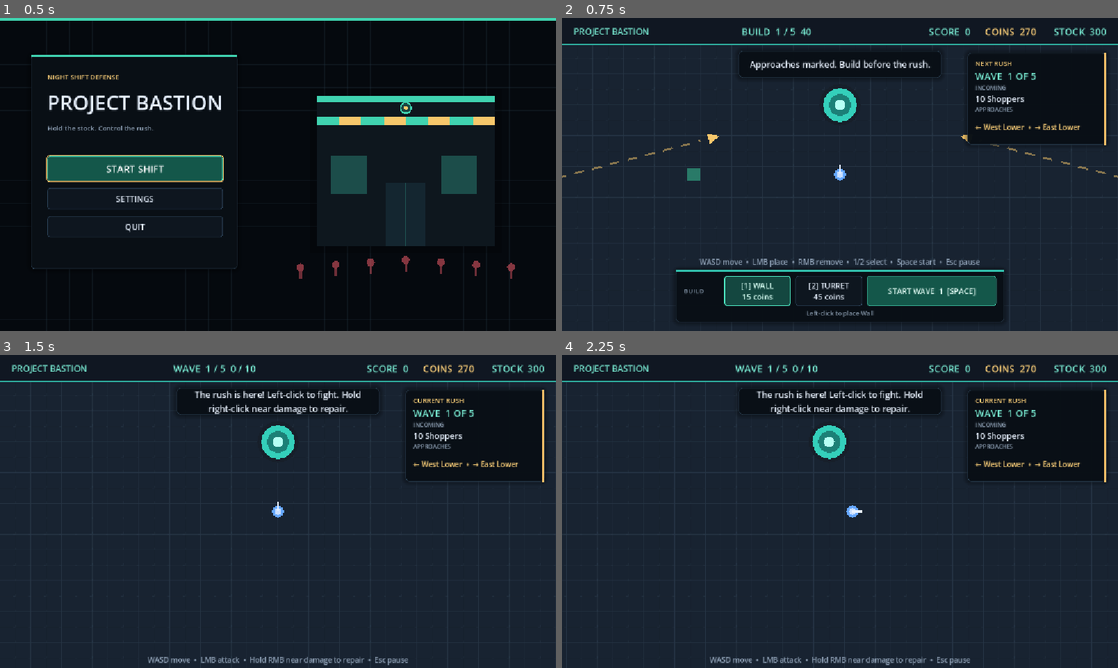
Above: before the commit, frames 1-4 (two rows, left to right).
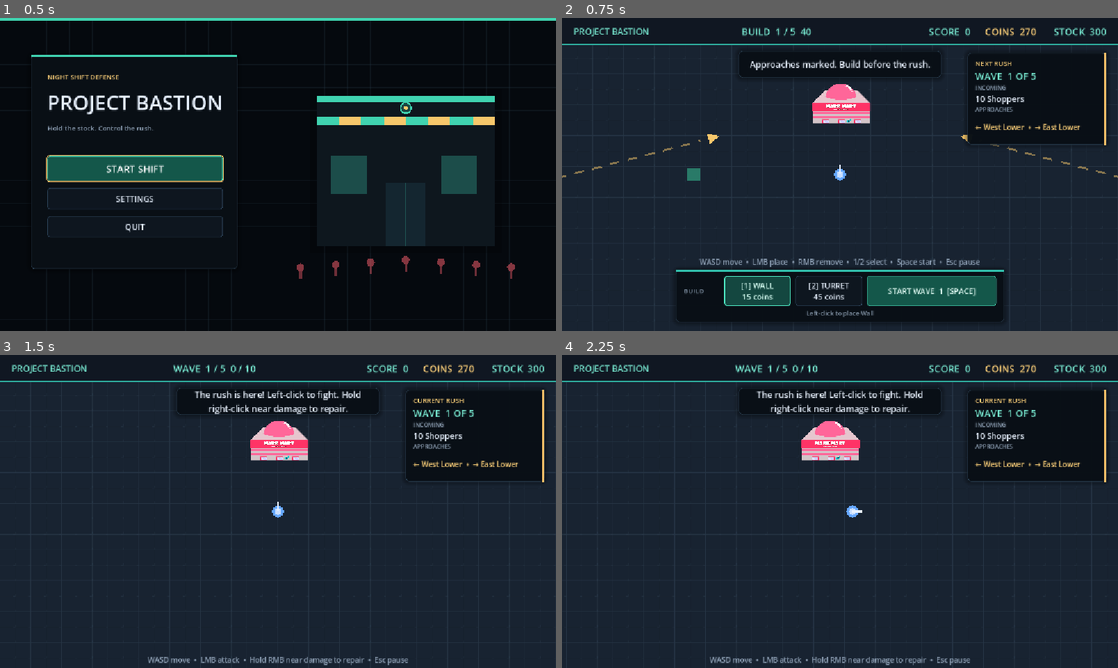
Above: after the commit, the same moments.

Repository: JarredTD/ProjectBastion
Game: Godot game, scene res://scenes/ui/main_menu.tscn
Two runs of this game, one before a commit and one after it. Both use one fixed random seed, a clock stepped at 60 frames per second and the inputs below. Sound files missing from this copy of the repository are replaced by a short silence.
Inputs (mouse positions are in pixels of both pictures, inside the frame that each line leads up to):
- Up to frame 1 (0.5 s): no input
- Up to frame 2 (0.75 s): click "START SHIFT" at 0.5 s
- Up to frame 3 (1.5 s): click "START WAVE 1 [SPACE]" at 1.25 s
- Up to frame 4 (2.25 s): tap Enter at 2 s; move the mouse to (962, 495) at 2.02 s; hold D (move_right) from 2.03 s (still down); tap 1 at 2.1 s; click (962, 495) at 2.17 s

Frame 1 is identical in both runs. In frame 2, 1.1% of the frame differs, in the area x 45-56%, y 21-34%; in frame 3, 1.1%; in frame 4, 1.1%.

Commit message:
feat: apply store and defense art

Diff:
--- a/scenes/actors/turret.tscn
+++ b/scenes/actors/turret.tscn
@@ -1,6 +1,7 @@
-[gd_scene load_steps=4 format=3]
+[gd_scene load_steps=5 format=3]
 
 [ext_resource type="Script" path="res://scripts/actors/turret.gd" id="1_turret"]
+[ext_resource type="Texture2D" path="res://assets/sprites/structures/turret_green.png" id="2_turret_art"]
 
 [sub_resource type="CircleShape2D" id="CircleShape2D_body"]
 radius = 14.0
@@ -16,18 +17,9 @@
 
 [node name="Visuals" type="Node2D" parent="."]
 
-[node name="Body" type="Polygon2D" parent="Visuals"]
-polygon = PackedVector2Array(14, 0, 9.9, 9.9, 0, 14, -9.9, 9.9, -14, 0, -9.9, -9.9, 0, -14, 9.9, -9.9)
-color = Color(0.901961, 0.662745, 0.309804, 1)
-
-[node name="Center" type="Polygon2D" parent="Visuals"]
-polygon = PackedVector2Array(7, 0, 4.95, 4.95, 0, 7, -4.95, 4.95, -7, 0, -4.95, -4.95, 0, -7, 4.95, -4.95)
-color = Color(0.427451, 0.270588, 0.156863, 1)
-
-[node name="Barrel" type="Line2D" parent="Visuals"]
-points = PackedVector2Array(0, 0, 0, -18)
-width = 5.0
-default_color = Color(1, 0.823529, 0.478431, 1)
+[node name="Sprite" type="Sprite2D" parent="Visuals"]
+texture = ExtResource("2_turret_art")
+scale = Vector2(0.13, 0.13)
 
 [node name="MuzzleSocket" type="Marker2D" parent="Visuals"]
 position = Vector2(0, -18)
@@ -53,7 +45,7 @@
 
 [node name="HealthBar" type="Node2D" parent="."]
 unique_name_in_owner = true
-position = Vector2(-14, 18)
+position = Vector2(-14, 27)
 
 [node name="Background" type="ColorRect" parent="HealthBar"]
 offset_right = 28.0
--- a/scenes/actors/wall.tscn
+++ b/scenes/actors/wall.tscn
@@ -1,6 +1,7 @@
-[gd_scene load_steps=3 format=3]
+[gd_scene load_steps=4 format=3]
 
 [ext_resource type="Script" path="res://scripts/actors/structure.gd" id="1_wall"]
+[ext_resource type="Texture2D" path="res://assets/sprites/structures/cart_barricade.png" id="2_cart"]
 
 [sub_resource type="RectangleShape2D" id="RectangleShape2D_wall"]
 size = Vector2(28, 28)
@@ -12,21 +13,16 @@
 
 [node name="Visuals" type="Node2D" parent="."]
 
-[node name="Body" type="Polygon2D" parent="Visuals"]
-polygon = PackedVector2Array(-14, -14, 14, -14, 14, 14, -14, 14)
-color = Color(0.439216, 0.505882, 0.603922, 1)
-
-[node name="Inset" type="Line2D" parent="Visuals"]
-points = PackedVector2Array(-10, -10, 10, -10, 10, 10, -10, 10, -10, -10)
-width = 3.0
-default_color = Color(0.247059, 0.294118, 0.368627, 1)
+[node name="Sprite" type="Sprite2D" parent="Visuals"]
+texture = ExtResource("2_cart")
+scale = Vector2(0.11, 0.11)
 
 [node name="CollisionShape2D" type="CollisionShape2D" parent="."]
 shape = SubResource("RectangleShape2D_wall")
 
 [node name="HealthBar" type="Node2D" parent="."]
 unique_name_in_owner = true
-position = Vector2(-14, 18)
+position = Vector2(-14, 23)
 
 [node name="Background" type="ColorRect" parent="HealthBar"]
 offset_right = 28.0
--- a/scenes/world.tscn
+++ b/scenes/world.tscn
@@ -1,8 +1,9 @@
-[gd_scene load_steps=4 format=3]
+[gd_scene load_steps=5 format=3]
 
 [ext_resource type="Script" path="res://scripts/world_view.gd" id="1_world"]
 [ext_resource type="Texture2D" path="res://assets/grid.svg" id="2_grid"]
 [ext_resource type="Script" path="res://scripts/world/approach_point.gd" id="3_approach"]
+[ext_resource type="Texture2D" path="res://assets/sprites/core/store.png" id="4_store"]
 
 [node name="World" type="Node2D"]
 z_index = -10
@@ -32,21 +33,9 @@
 [node name="Core" type="Node2D" parent="."]
 position = Vector2(1024, 576)
 
-[node name="Outer" type="Polygon2D" parent="Core"]
-polygon = PackedVector2Array(43, 0, 39.73, 16.45, 30.41, 30.41, 16.45, 39.73, 0, 43, -16.45, 39.73, -30.41, 30.41, -39.73, 16.45, -43, 0, -39.73, -16.45, -30.41, -30.41, -16.45, -39.73, 0, -43, 16.45, -39.73, 30.41, -30.41, 39.73, -16.45)
-color = Color(0.0901961, 0.12549, 0.168627, 1)
-
-[node name="Shell" type="Polygon2D" parent="Core"]
-polygon = PackedVector2Array(35, 0, 32.34, 13.39, 24.75, 24.75, 13.39, 32.34, 0, 35, -13.39, 32.34, -24.75, 24.75, -32.34, 13.39, -35, 0, -32.34, -13.39, -24.75, -24.75, -13.39, -32.34, 0, -35, 13.39, -32.34, 24.75, -24.75, 32.34, -13.39)
-color = Color(0.207843, 0.815686, 0.729412, 1)
-
-[node name="Inner" type="Polygon2D" parent="Core"]
-polygon = PackedVector2Array(23, 0, 21.25, 8.8, 16.26, 16.26, 8.8, 21.25, 0, 23, -8.8, 21.25, -16.26, 16.26, -21.25, 8.8, -23, 0, -21.25, -8.8, -16.26, -16.26, -8.8, -21.25, 0, -23, 8.8, -21.25, 16.26, -16.26, 21.25, -8.8)
-color = Color(0.109804, 0.505882, 0.470588, 1)
-
-[node name="Light" type="Polygon2D" parent="Core"]
-polygon = PackedVector2Array(11, 0, 10.16, 4.21, 7.78, 7.78, 4.21, 10.16, 0, 11, -4.21, 10.16, -7.78, 7.78, -10.16, 4.21, -11, 0, -10.16, -4.21, -7.78, -7.78, -4.21, -10.16, 0, -11, 4.21, -10.16, 7.78, -7.78, 10.16, -4.21)
-color = Color(0.717647, 1, 0.956863, 1)
+[node name="Sprite" type="Sprite2D" parent="Core"]
+texture = ExtResource("4_store")
+scale = Vector2(0.22, 0.22)
 
 [node name="CoreHealthBar" type="Node2D" parent="Core"]
 unique_name_in_owner = true
--- a/scripts/actors/turret.gd
+++ b/scripts/actors/turret.gd
@@ -7,6 +7,7 @@
 @onready var fire_timer: Timer = %FireTimer
 @onready var flash_timer: Timer = %FlashTimer
 @onready var muzzle_flash: Line2D = %MuzzleFlash
+@onready var visuals: Node2D = $Visuals
 
 ## Connects detection and firing timers after base structure setup.
 func _ready() -> void:
@@ -35,6 +36,7 @@
 		if global_position.distance_to(candidate.global_position) < global_position.distance_to(selected_target.global_position):
 			selected_target = candidate
 	Audio.play_sfx(&"turret_fire", -3.0, randf_range(0.96, 1.05))
+	visuals.rotation = global_position.direction_to(selected_target.global_position).angle() + PI * 0.5
 	selected_target.take_damage(damage)
 	muzzle_flash.points = PackedVector2Array([Vector2.ZERO, to_local(selected_target.global_position)])
 	muzzle_flash.visible = true
--- a/scripts/managers/build_manager.gd
+++ b/scripts/managers/build_manager.gd
@@ -50,7 +50,7 @@
 	preview.global_position = place_pos
 	var definition: BuildDefinition = current_definition(state)
 	var occupied: bool = state.occupied.has(cell)
-	var valid := not occupied and place_pos.distance_to(world.core_position()) >= 74.0 and state.coins >= definition.cost
+	var valid: bool = not occupied and place_pos.distance_to(world.core_position()) >= world.core_clearance() and state.coins >= definition.cost
 	if occupied:
 		preview.color = Color(0.95, 0.62, 0.24, 0.55)
 	else:
@@ -72,7 +72,7 @@
 		Audio.play_sfx(&"invalid", -3.0)
 		state.show_message("There's already something there.", 2.0)
 		return
-	if place_pos.distance_to(world.core_position()) < 74.0:
+	if place_pos.distance_to(world.core_position()) < world.core_clearance():
 		Audio.play_sfx(&"invalid", -3.0)
 		state.show_message("That's too close to the stock.", 2.0)
 		return
@@ -133,7 +133,7 @@
 func placement_hint(state: GameState, cell: Vector2i, place_pos: Vector2, definition: BuildDefinition) -> String:
 	if state.occupied.has(cell):
 		return "Right-click to remove • full refund"
-	if place_pos.distance_to(world.core_position()) < 74.0:
+	if place_pos.distance_to(world.core_position()) < world.core_clearance():
 		return "Can't build this close to the stock"
 	if state.coins < definition.cost:
 		return "%d more coins needed" % ceili(definition.cost - state.coins)
--- a/scripts/world_view.gd
+++ b/scripts/world_view.gd
@@ -1,6 +1,8 @@
 extends Node2D
 
 const GameConfig = preload("res://scripts/game_config.gd")
+
+@export_range(0.0, 256.0, 1.0) var core_build_radius := 96.0
 
 @onready var game: Node2D = get_parent()
 @onready var core_health_bar: Node2D = %CoreHealthBar
@@ -25,6 +27,10 @@
 func core_position() -> Vector2:
 	return $Core.global_position
 
+## Returns the clearance structures should leave around the storefront.
+func core_clearance() -> float:
+	return core_build_radius
+
 ## Returns the player's starting position.
 func player_start_position() -> Vector2:
 	return $PlayerStart.global_position
